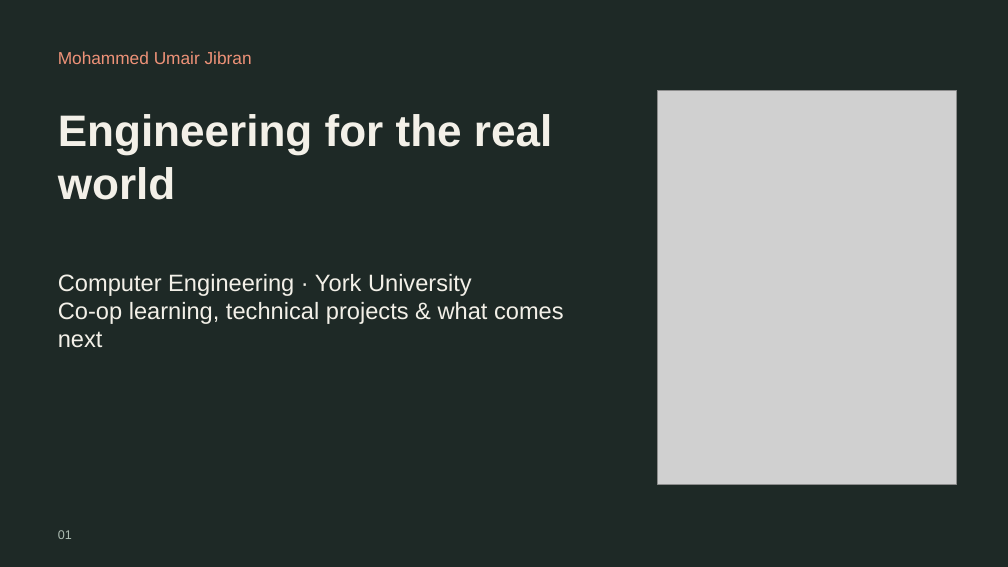
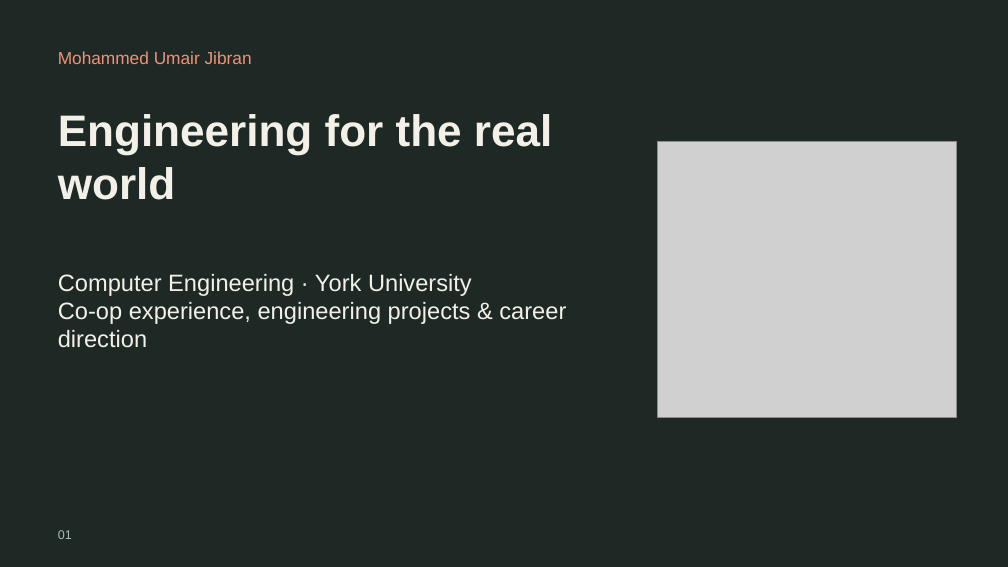
Before and after one commit to mjumair7/UmairJibran-ePortfolio, a slide deck: slide 1 of assets/About-Me.pptx. Drawn at 1008x567 pixels with LibreOffice and Linux fonts; fonts in the diff are those of the drawing; grey boxes stand for pictures. Boxes give left, top, right and bottom in pixels: in the first picture for what was removed or moved away, otherwise in the second. Text is boxed around its words. In the diff, an @@ line names an element or a change of style, - is before the commit and + after.

Commit message:
Use original photo crop and update presentation from resume

```diff
--- a/assets/About-Me.pptx
+++ b/assets/About-Me.pptx
@@ picture: place and size @@
-picture at bbox=[658, 91, 957, 485]
+picture at bbox=[658, 142, 957, 418]
@@ text at bbox=[58, 302, 566, 348]: text changed @@
-Co-op learning, technical projects & what comes next
+Co-op experience, engineering projects & career direction
```
Also in this commit, not shown: 4 other slides changed, 2 slides added, 2 slides removed, 6 other files.
